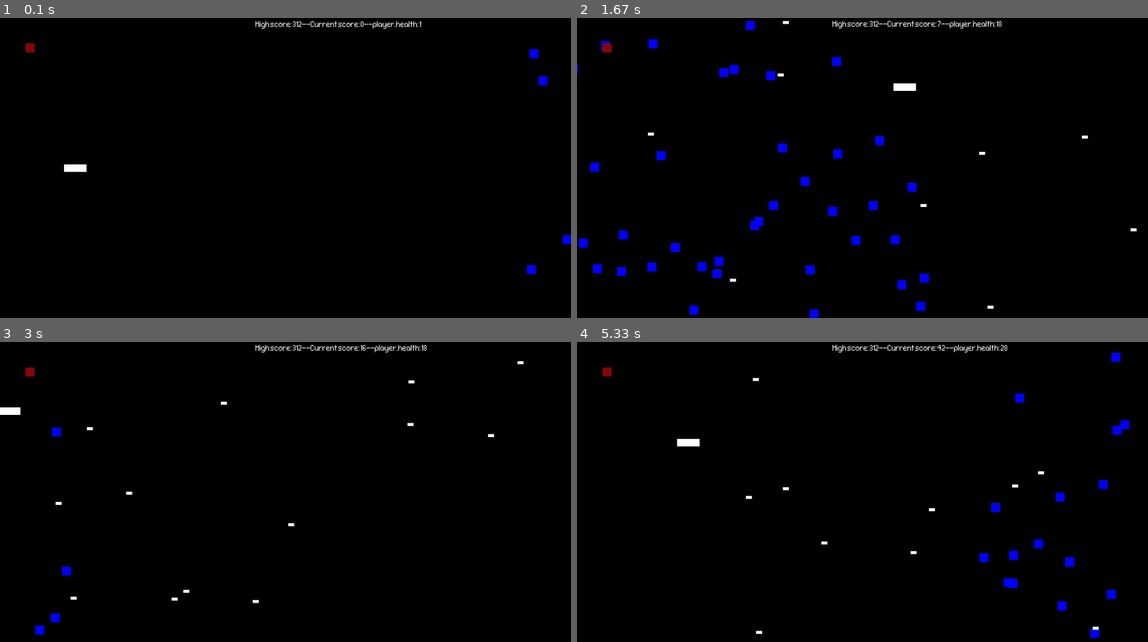
Above: before the commit, frames 1-4 (two rows, left to right).
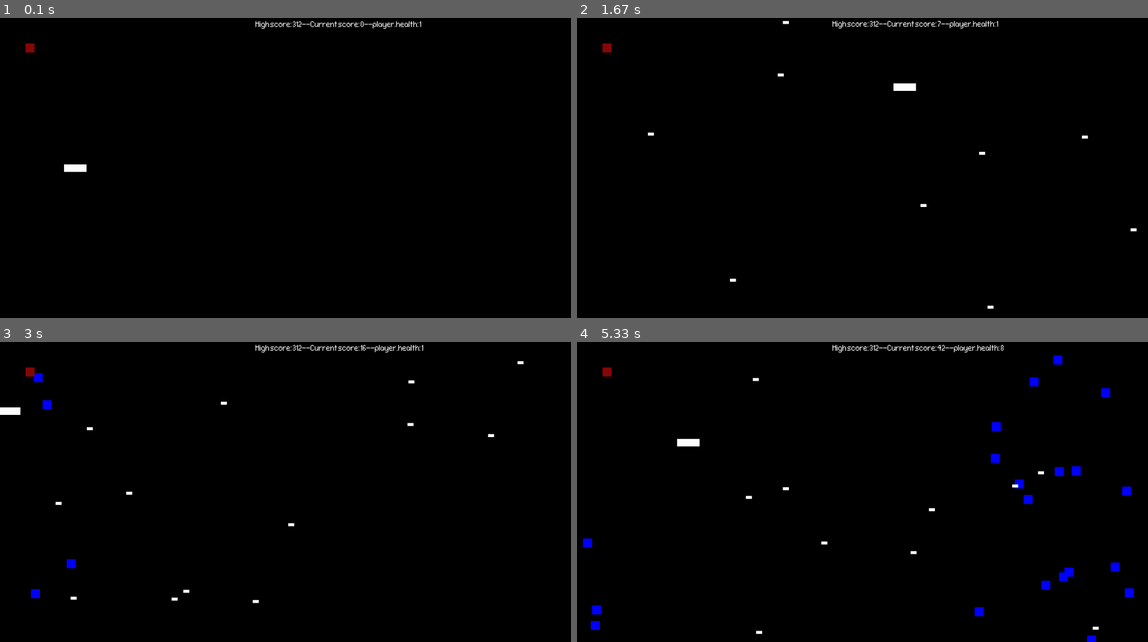
Above: after the commit, the same moments.

Repository: freshJester/pygame-prototypes
Game: pygame game, started from ver2_with_armor.py
Same seed, same stepped clock (60 frames per second), same inputs: the game is played once before the commit and once after it.
Inputs:
- Up to frame 1 (0.1 s): no input
- Up to frame 2 (1.67 s): hold D 0.33-0.8 s; hold W 0.83-1.13 s; hold D 1.17-1.63 s
- Up to frame 3 (3 s): hold A 1.67-2.2 s; hold A 2.57-2.97 s
- Up to frame 4 (5.33 s): hold W 3-3.37 s; hold D 3.4-4.03 s; hold S 4.07-4.43 s; hold A 4.47-4.93 s; hold D from 4.97 s (still down)

The runs differ from the first frame. In frame 1, 0.2% of the frame differs, in the area x 92-100%, y 10-86%; in frame 2, 1.9%, in the area x 0-75%, y 0-100%; in frame 3, 0.4%; in frame 4, 1.8%.

Commit message:
armor no longer bursts at the beginning

Diff:
--- a/ver2_with_armor.py
+++ b/ver2_with_armor.py
@@ -213,7 +213,7 @@
     #     if type(entity) == armor:
     #         armor_check = True
 
-    if score % 10 == 0:
+    if score % 10 == 0 and score != 0:
         # Create the new armor and add it to sprite groups
         new_armor = Armor()
         armors.add(new_armor)
